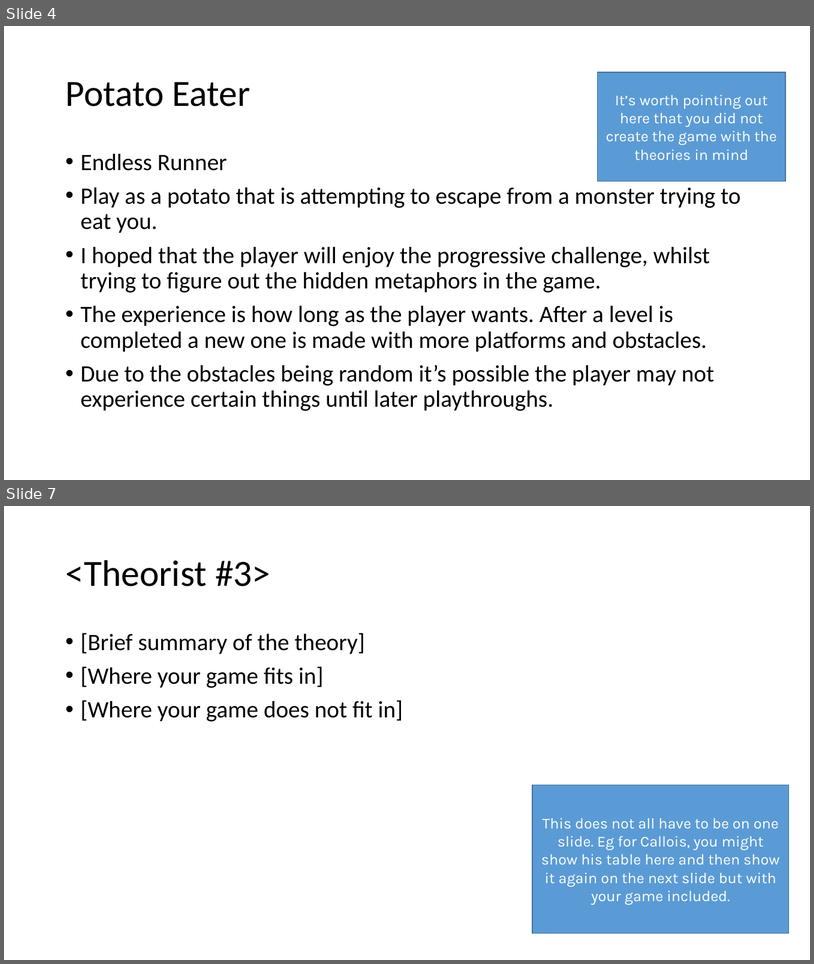
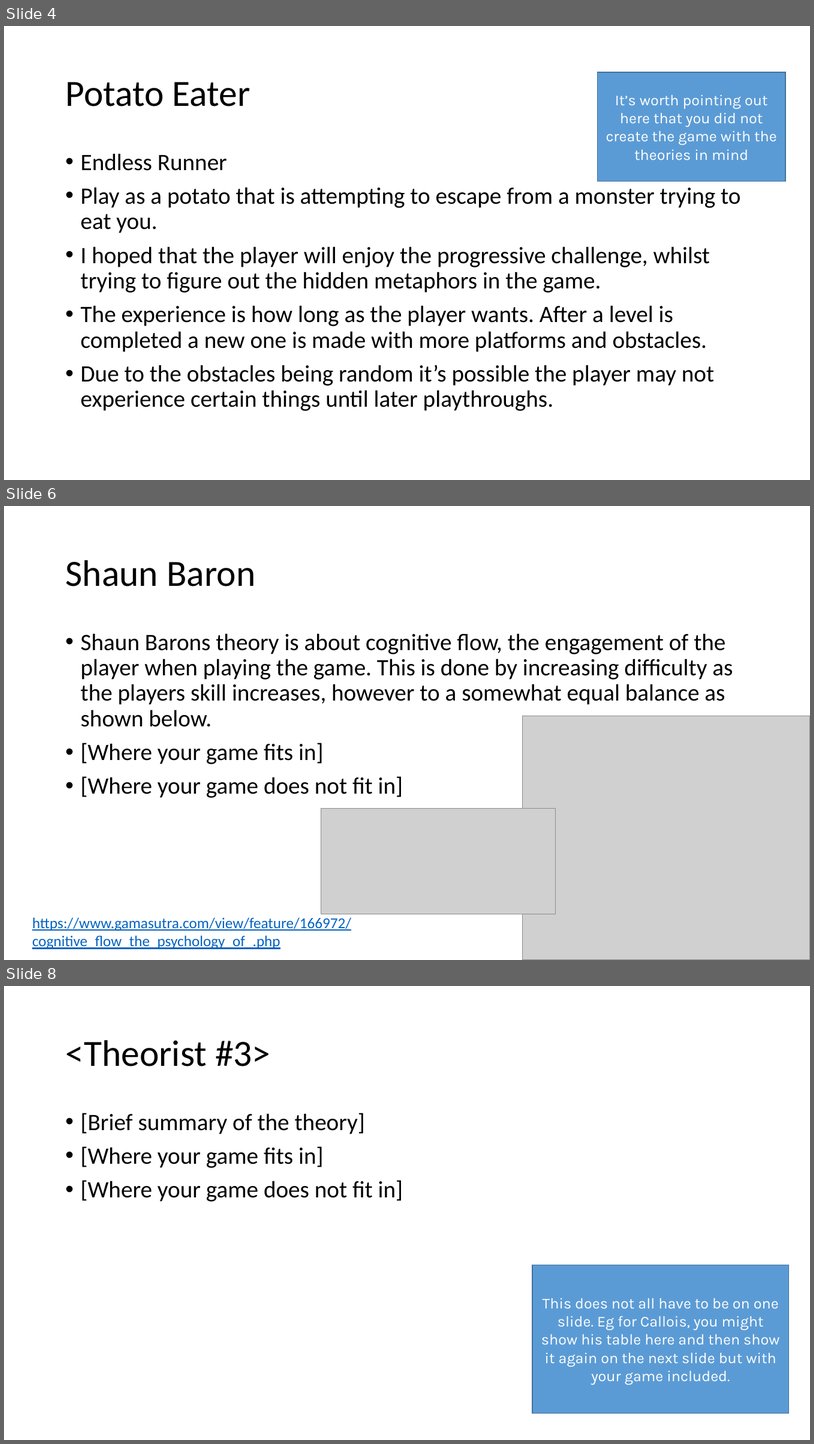
Before and after one commit to Mukkablue/PotatoEatersGame, a slide deck: ExamPresentationTemplate.pptx. Shown one above the other, each under a label of ours: slides 4 and 7 before the commit, slides 4, 6 and 8 after it; the slides between them are not shown. The pictures are 814x964 and 814x1444 pixels, drawn with LibreOffice and Linux fonts; fonts in the diff are those of the drawing; grey boxes stand for pictures. Boxes give left, top, right and bottom in pixels: in the first picture for what was removed or moved away, otherwise in the second. Text is boxed around its words. In the diff, an @@ line names an element or a change of style, - is before the commit and + after.

```diff
--- a/ExamPresentationTemplate.pptx
+++ b/ExamPresentationTemplate.pptx
@@ slide 6 added at <box>4,506,810,960</box>, background #FFFFFF @@
@@ title added at <box>65,560,255,586</box>, 44 pt, text #000000 @@
+Shaun Baron
@@ text added at <box>81,633,733,798</box>, 28 pt, text #000000 @@
+• Shaun Barons theory is about cognitive flow, the engagement of the player when playing the game. This is done by increasing difficulty as the players skill increases, however to a somewhat equal balance as shown below.
+• [Where your game fits in]
+• [Where your game does not fit in]
@@ picture added at <box>522,716,810,960</box> @@
@@ picture added at <box>321,808,556,915</box> @@
@@ text added at <box>32,917,351,949</box>, 18 pt, text #0563C1, underline @@
+https://www.gamasutra.com/view/feature/166972/cognitive_flow_the_psychology_of_.php
@@ what was slide 7 is now slide 8 @@
```
Also in this commit, not shown: 1 slide changed, 1 other slide added, 1 slide removed.
